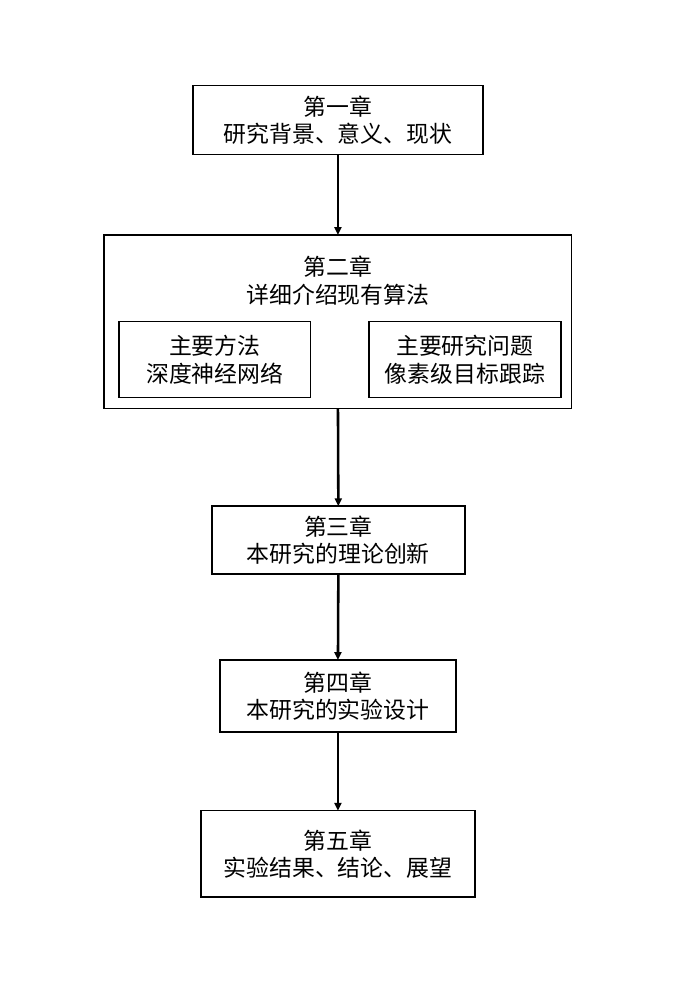
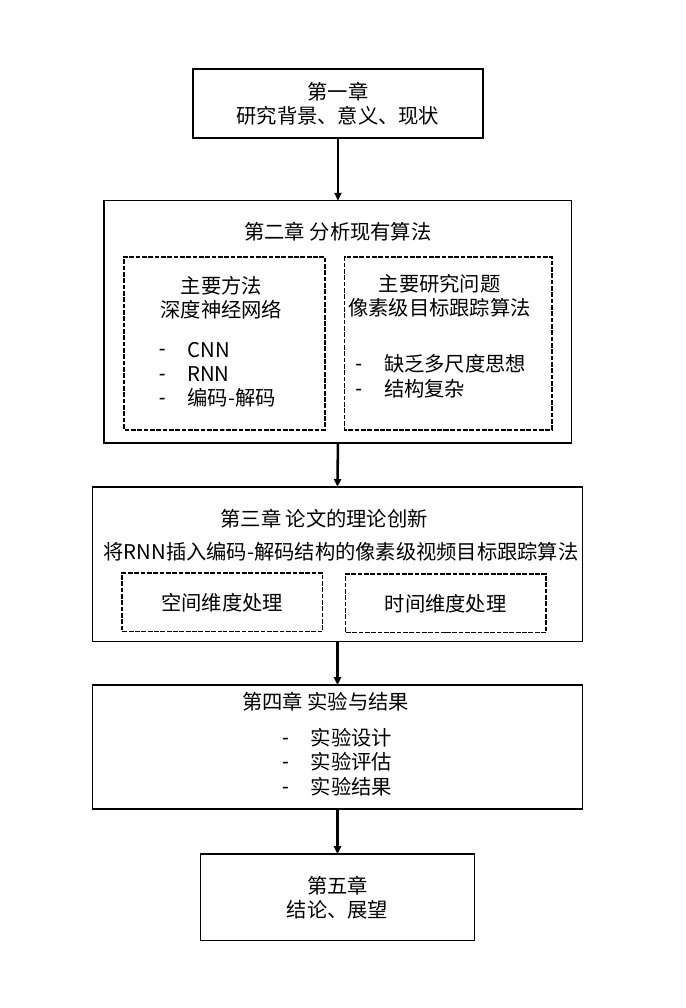
Before and after one commit to wolffytom/mth, a slide deck: slide 1 of chap/img/thesis_structure.pptx. Drawn at 686x1008 pixels with LibreOffice and Linux fonts; fonts in the diff are those of the drawing. Boxes give left, top, right and bottom in pixels: in the first picture for what was removed or moved away, otherwise in the second. Text is boxed around its words. In the diff, an @@ line names an element or a change of style, - is before the commit and + after.

```diff
--- a/chap/img/thesis_structure.pptx
+++ b/chap/img/thesis_structure.pptx
@@ rectangle "第一章" moved from (x1=193, y1=86, x2=484, y2=155) to (x1=193, y1=70, x2=484, y2=138) @@
@@ rectangle "第一章" at (x1=193, y1=70, x2=484, y2=138): size 18 to 16 pt, font Times New Roman to Noto Sans CJK SC @@
@@ arrow moved from (338, 155) - (338, 235) to (338, 138) - (338, 200) @@
@@ rectangle resized from (x1=104, y1=235, x2=572, y2=409) to (x1=104, y1=200, x2=572, y2=443) @@
@@ text added at (x1=244, y1=222, x2=432, y2=241), 16 pt, text #000000 @@
+第二章 分析现有算法
@@ rectangle added at (x1=124, y1=257, x2=326, y2=430), outline #000000 1.25 pt dashed @@
@@ text "主要方法 深度神经网络" moved from (x1=119, y1=322, x2=311, y2=398) to (x1=161, y1=276, x2=283, y2=319) @@
@@ text "主要方法 深度神经网络" at (x1=161, y1=276, x2=283, y2=319): size 18 to 16 pt, font Times New Roman to Noto Sans CJK SC; vertical alignment middle to top; outline #000000 1.25 pt to none @@
@@ text in rectangle at (x1=246, y1=255, x2=429, y2=305): text removed @@
-第二章
-详细介绍现有算法
@@ text "主要研究问题 像素级目标跟踪算法" moved from (x1=369, y1=322, x2=561, y2=398) to (x1=348, y1=274, x2=530, y2=317) @@
@@ text "主要研究问题 像素级目标跟踪算法" at (x1=348, y1=274, x2=530, y2=317): vertical alignment middle to top; outline #000000 1.25 pt to none @@
@@ rectangle added at (x1=345, y1=257, x2=552, y2=430), outline #000000 1.25 pt dashed @@
@@ text at (x1=348, y1=274, x2=530, y2=317): text changed; size 18 to 16 pt; font Times New Roman to Noto Sans CJK SC @@
-主要研究问题
-像素级目标跟踪
+主要研究问题
+像素级目标跟踪算法
@@ text added at (x1=188, y1=342, x2=276, y2=407), 16 pt, text #000000 @@
+– CNN
+– RNN
+– 编码-解码
@@ text added at (x1=384, y1=354, x2=526, y2=398), 16 pt, text #000000 @@
+– 缺乏多尺度思想
+– 结构复杂
@@ arrow moved from (338, 409) - (338, 506) to (338, 444) - (338, 487) @@
@@ rectangle added at (x1=92, y1=487, x2=583, y2=641), outline #000000 1.25 pt @@
@@ text "第三章 论文的理论创新" at (x1=221, y1=509, x2=428, y2=528): vertical alignment middle to top; outline #000000 1.25 pt to none @@
@@ text "第三章 论文的理论创新" moved from (x1=212, y1=506, x2=466, y2=573) to (x1=221, y1=509, x2=428, y2=528) @@
@@ text at (x1=221, y1=509, x2=428, y2=528): text changed; size 18 to 16 pt; font Times New Roman to Noto Sans CJK SC @@
-第三章
-本研究的理论创新
+第三章 论文的理论创新
@@ text added at (x1=104, y1=542, x2=579, y2=561), 16 pt, text #000000 @@
+将RNN插入编码-解码结构的像素级视频目标跟踪算法
@@ rectangle added at (x1=122, y1=573, x2=323, y2=632), outline #000000 1.25 pt dashed, 16 pt, text #000000 @@
+空间维度处理
@@ rectangle added at (x1=346, y1=574, x2=547, y2=633), outline #000000 1.25 pt dashed, 16 pt, text #000000 @@
+时间维度处理
@@ arrow moved from (338, 574) - (338, 660) to (338, 641) - (338, 685) @@
@@ rectangle resized from (x1=220, y1=660, x2=456, y2=733) to (x1=92, y1=685, x2=583, y2=809) @@
@@ text in rectangle at (x1=247, y1=671, x2=430, y2=720): text removed @@
-第四章
-本研究的实验设计
@@ text added at (x1=242, y1=692, x2=409, y2=711), 16 pt, text #000000 @@
+第四章 实验与结果
@@ text added at (x1=311, y1=728, x2=392, y2=796), 16 pt, text #000000 @@
+– 实验设计
+– 实验评估
+– 实验结果
@@ arrow moved from (338, 733) - (338, 810) to (338, 809) - (338, 854) @@
@@ rectangle "第五章" moved from (x1=201, y1=810, x2=476, y2=897) to (x1=200, y1=854, x2=475, y2=941) @@
@@ text in rectangle at (x1=307, y1=876, x2=368, y2=895): size 18 to 16 pt, font Times New Roman to Noto Sans CJK SC in "第五章" @@
@@ text in rectangle at (x1=287, y1=900, x2=388, y2=919): text changed; size 18 to 16 pt; font Times New Roman to Noto Sans CJK SC @@
-实验结果、结论、展望
+结论、展望
```
Also in this commit, not shown: 1 other file.
